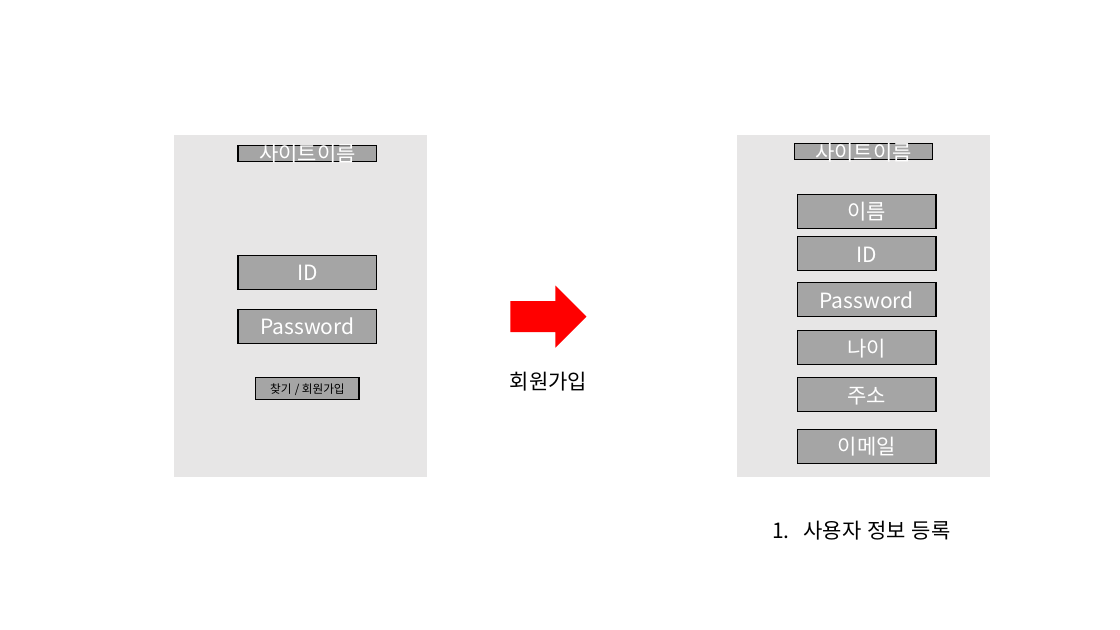
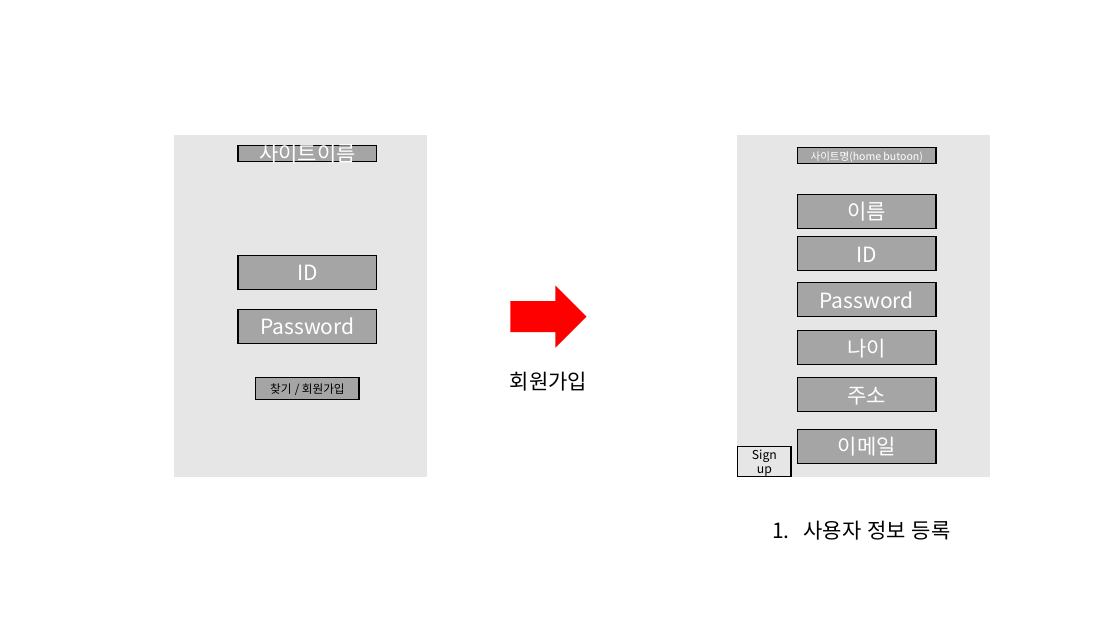
Before and after one commit to What-The-Pork/meeting-log, a slide deck: slide 5 of 5월20일 팀프로젝트 프로토타입.pptx. Drawn at 1120x630 pixels with LibreOffice and Linux fonts; fonts in the diff are those of the drawing. Boxes give left, top, right and bottom in pixels: in the first picture for what was removed or moved away, otherwise in the second. Text is boxed around its words. In the diff, an @@ line names an element or a change of style, - is before the commit and + after.

```diff
--- a/5월20일 팀프로젝트 프로토타입.pptx
+++ b/5월20일 팀프로젝트 프로토타입.pptx
@@ rectangle "사이트명(home butoon)": place and size @@
-rectangle "사이트명(home butoon)" at (794,144,933,160)
+rectangle "사이트명(home butoon)" at (797,148,936,164)
@@ text in rectangle at (811,151,922,162): text changed; size 18 to 9 pt @@
-사이트이름
+사이트명(home butoon)
@@ rectangle added at (738,447,791,476), outline #000000 1 pt, 10.5 pt, text #000000 @@
+Sign up
```
Also in this commit, not shown: 4 other slides changed, 1 slide added, 4 other files.
